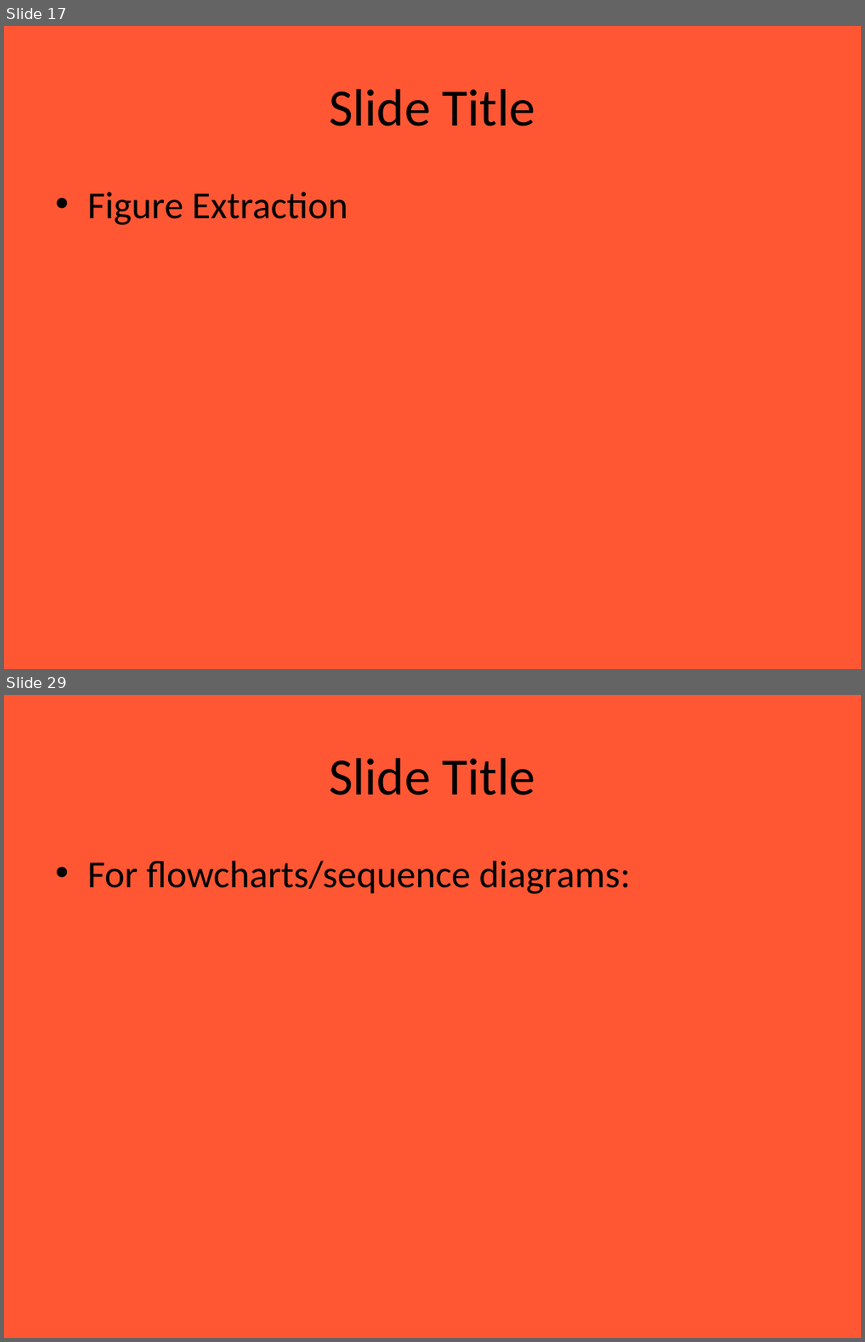
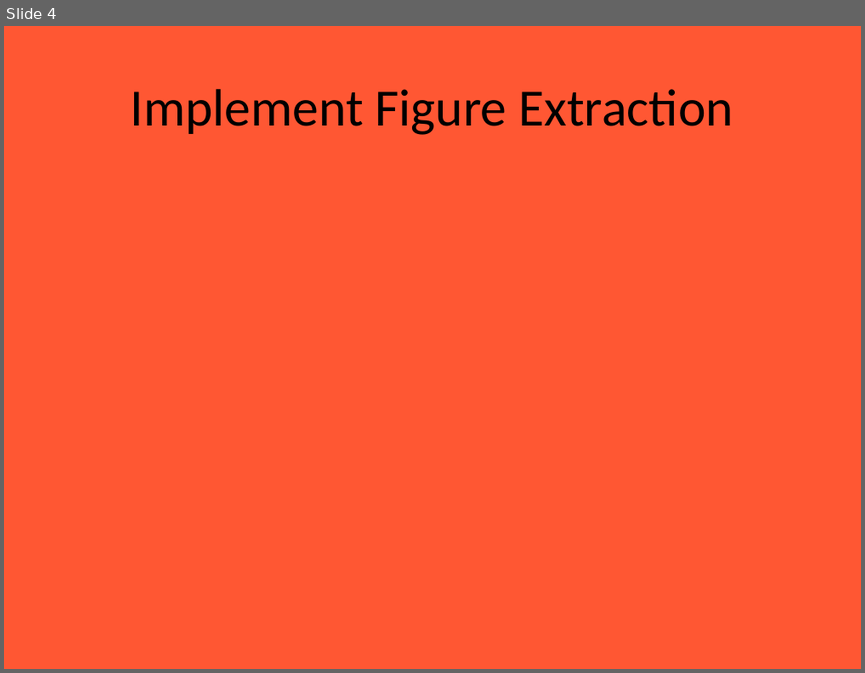
Before and after one commit to Chanyen20/slideCraft, a slide deck: server/uploads/SmartSlideGen.pptx. Shown one above the other, each under a label of ours: slides 17 and 29 before the commit, slide 4 after it; the slides between them are not shown. The pictures are 865x1342 and 865x673 pixels, drawn with LibreOffice and Linux fonts; fonts in the diff are those of the drawing. Boxes give left, top, right and bottom in pixels: in the first picture for what was removed or moved away, otherwise in the second. Text is boxed around its words. In the diff, an @@ line names an element or a change of style, - is before the commit and + after.

```diff
--- a/server/uploads/SmartSlideGen.pptx
+++ b/server/uploads/SmartSlideGen.pptx
@@ slide 29 removed at box(4, 695, 861, 1338), background #FF5733 @@
@@ title removed at box(329, 758, 535, 795) @@
-Slide Title
@@ text removed at box(87, 861, 630, 894) @@
-• For flowcharts/sequence diagrams:
@@ what was slide 17 is now slide 4 @@
@@ slide 4 changed as well @@
@@ title at box(131, 89, 732, 135): text changed @@
-Slide Title
+Implement Figure Extraction
@@ text removed at box(87, 192, 348, 225) @@
-• Figure Extraction
```
Also in this commit, not shown: 1 other slide changed, 4 slides added, 39 other slides removed, 2 other files.
